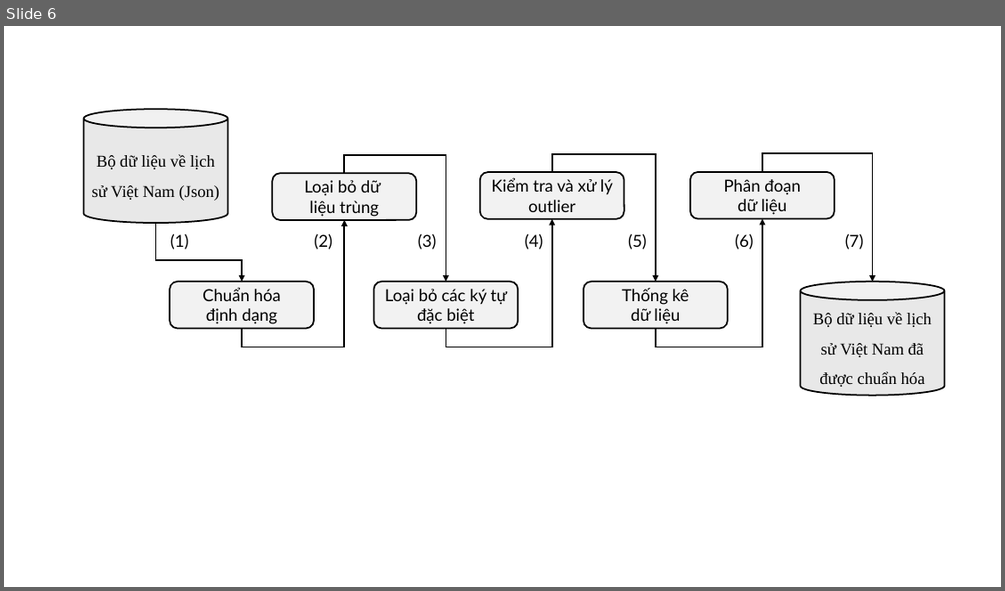
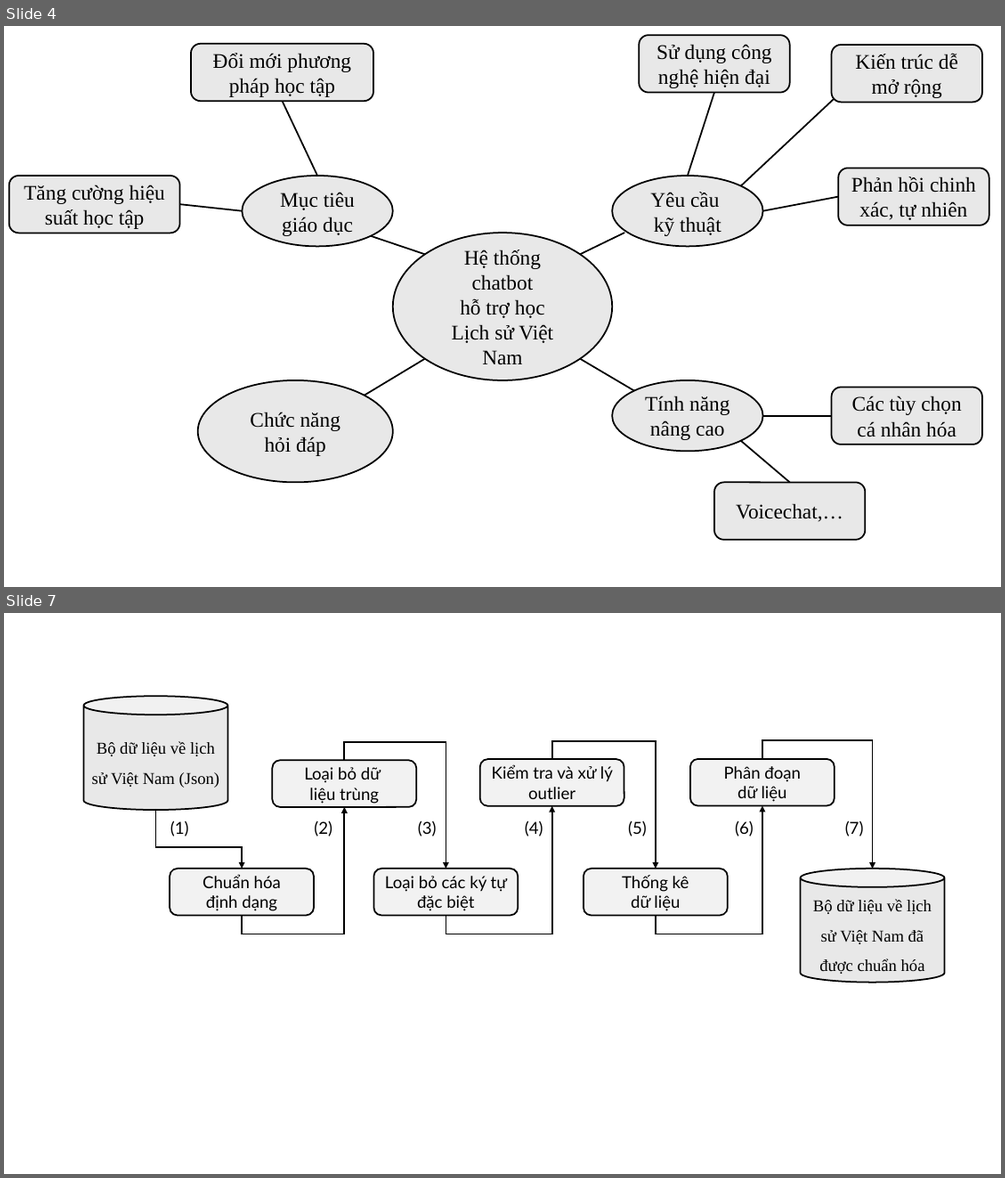
Before and after one commit to ngovanuc/Vietnamese_History_Chatbot, a slide deck: documents/hinh_ve_trong_cao_cao_do_an.pptx. Shown one above the other, each under a label of ours: slide 6 before the commit, slides 4 and 7 after it; the slides between them are not shown. The pictures are 1005x591 and 1005x1178 pixels, drawn with LibreOffice and Linux fonts; fonts in the diff are those of the drawing. Boxes give left, top, right and bottom in pixels: in the first picture for what was removed or moved away, otherwise in the second. Text is boxed around its words. In the diff, an @@ line names an element or a change of style, - is before the commit and + after.

```diff
--- a/documents/hinh_ve_trong_cao_cao_do_an.pptx
+++ b/documents/hinh_ve_trong_cao_cao_do_an.pptx
@@ slide 4 added at bbox=[4, 26, 1001, 587], background #FFFFFF @@
@@ rounded rectangle added at bbox=[191, 44, 373, 102], fill #E8E8E8, outline #000000 1.5 pt, 20 pt, text #000000 @@
+Đổi mới phương pháp học tập
@@ rounded rectangle added at bbox=[639, 35, 790, 93], fill #E8E8E8, outline #000000 1.5 pt, 20 pt, text #000000 @@
+Sử dụng công nghệ hiện đại
@@ rounded rectangle added at bbox=[832, 45, 983, 103], fill #E8E8E8, outline #000000 1.5 pt, 20 pt, text #000000 @@
+Kiến trúc dễ mở rộng
@@ line added from (317, 176) to (283, 101), #000000 1.5 pt @@
@@ line added from (688, 176) to (714, 93), #000000 1.5 pt @@
@@ line added from (741, 186) to (834, 99), #000000 1.5 pt @@
@@ rounded rectangle added at bbox=[9, 176, 179, 233], fill #E8E8E8, outline #000000 1.5 pt, 20 pt, text #000000 @@
+Tăng cường hiệu suất học tập
@@ ellipse added at bbox=[242, 176, 393, 247], fill #E8E8E8, outline #000000 1.5 pt, 20 pt, text #000000 @@
+Mục tiêu giáo dục
@@ ellipse added at bbox=[612, 176, 763, 247], fill #E8E8E8, outline #000000 1.5 pt, 20 pt, text #000000 @@
+Yêu cầu
+kỹ thuật
@@ rounded rectangle added at bbox=[839, 168, 989, 225], fill #E8E8E8, outline #000000 1.5 pt, 20 pt, text #000000 @@
+Phản hồi chinh xác, tự nhiên
@@ line added from (242, 211) to (179, 204), #000000 1.5 pt @@
@@ line added from (763, 211) to (839, 197), #000000 1.5 pt @@
@@ line added from (425, 254) to (371, 236), #000000 1.5 pt @@
@@ ellipse added at bbox=[393, 232, 612, 380], fill #E8E8E8, outline #000000 1.5 pt, 20 pt, text #000000 @@
+Hệ thống chatbot
+hỗ trợ học
+Lịch sử Việt Nam
@@ line added from (580, 254) to (624, 232), #000000 1.5 pt @@
@@ line added from (425, 359) to (364, 395), #000000 1.5 pt @@
@@ line added from (580, 359) to (634, 391), #000000 1.5 pt @@
@@ ellipse added at bbox=[198, 380, 393, 483], fill #E8E8E8, outline #000000 1.5 pt, 20 pt, text #000000 @@
+Chức năng
+hỏi đáp
@@ ellipse added at bbox=[612, 380, 763, 451], fill #E8E8E8, outline #000000 1.5 pt, 20 pt, text #000000 @@
+Tính năng nâng cao
@@ rounded rectangle added at bbox=[832, 387, 983, 445], fill #E8E8E8, outline #000000 1.5 pt, 20 pt, text #000000 @@
+Các tùy chọn cá nhân hóa
@@ line added from (763, 416) to (832, 416), #000000 1.5 pt @@
@@ line added from (741, 440) to (790, 483), #000000 1.5 pt @@
@@ rounded rectangle added at bbox=[714, 483, 866, 540], fill #E8E8E8, outline #000000 1.5 pt, 20 pt, text #000000 @@
+Voicechat,…
@@ what was slide 6 is now slide 7 @@
```
Also in this commit, not shown: 6 slides changed, 1 other file.
